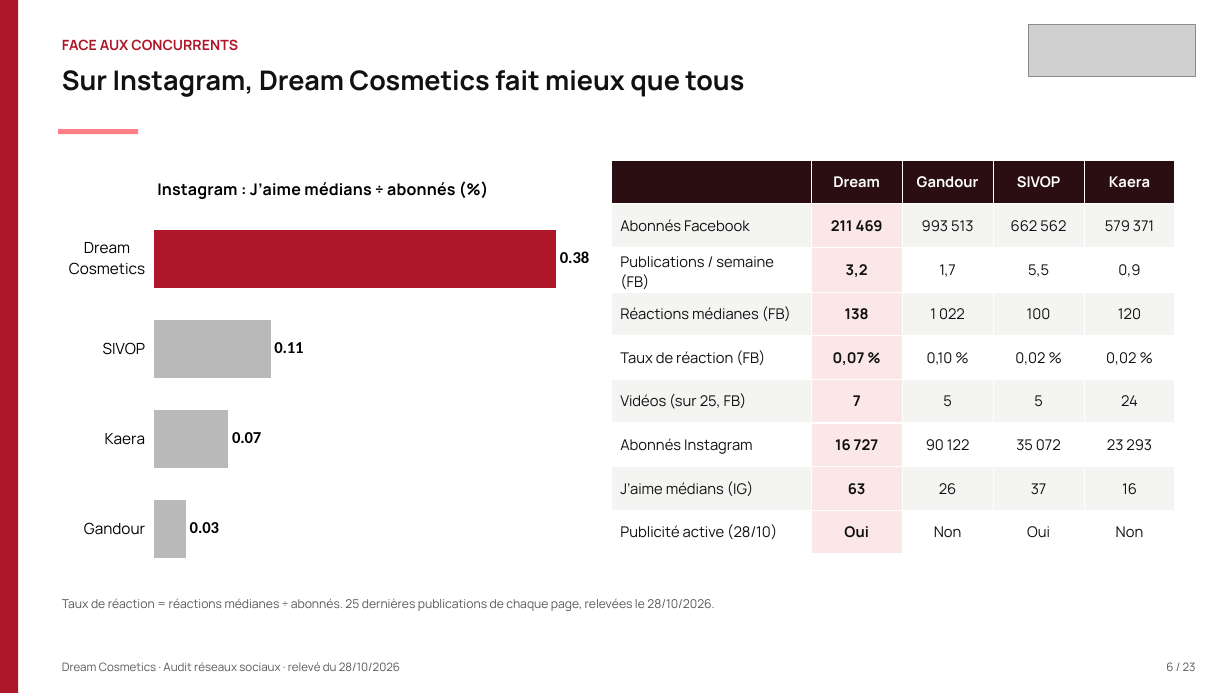
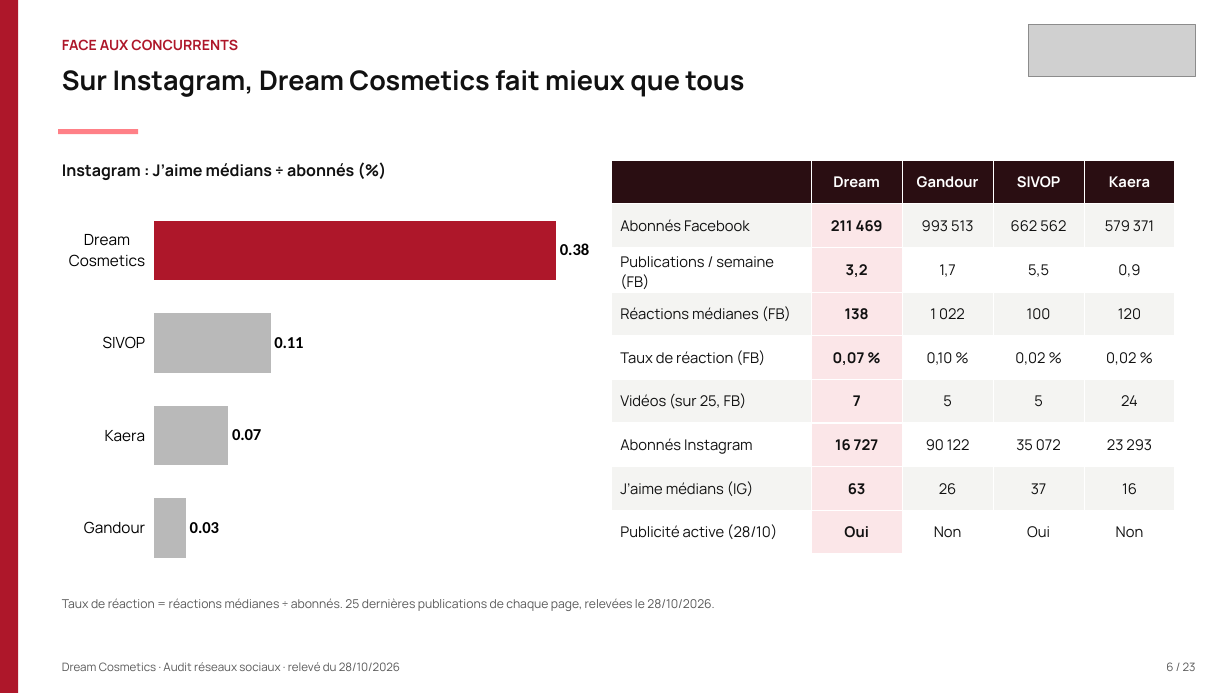
Before and after one commit to leslita06/fatima-unifood-fictif, a slide deck: slide 6 of tmp-tj/261028_dream-cosmetics_audit-reseaux-sociaux_v2.pptx. Drawn at 1232x693 pixels with LibreOffice and Linux fonts; fonts in the diff are those of the drawing; grey boxes stand for pictures. Boxes give left, top, right and bottom in pixels: in the first picture for what was removed or moved away, otherwise in the second. Text is boxed around its words. In the diff, an @@ line names an element or a change of style, - is before the commit and + after.

```diff
--- a/tmp-tj/261028_dream-cosmetics_audit-reseaux-sociaux_v2.pptx
+++ b/tmp-tj/261028_dream-cosmetics_audit-reseaux-sociaux_v2.pptx
@@ text added at box(62, 163, 354, 180), 12.5 pt, text #111111, bold @@
+Instagram : J’aime médians ÷ abonnés (%)
@@ bar chart at box(58, 197, 590, 582) @@
@@ title "Instagram : J’aime médians ÷ abonnés (%)" removed @@
-Instagram : J’aime médians ÷ abonnés (%): 0.03, 0.07, 0.11, 0.38
+Series 1: 0.03, 0.07, 0.11, 0.38
@@ value axis changed @@
@@ bar chart: place and size @@
-bar chart at box(58, 160, 590, 582)
+bar chart at box(58, 197, 590, 582)
```
Also in this commit, not shown: 13 other slides changed.
